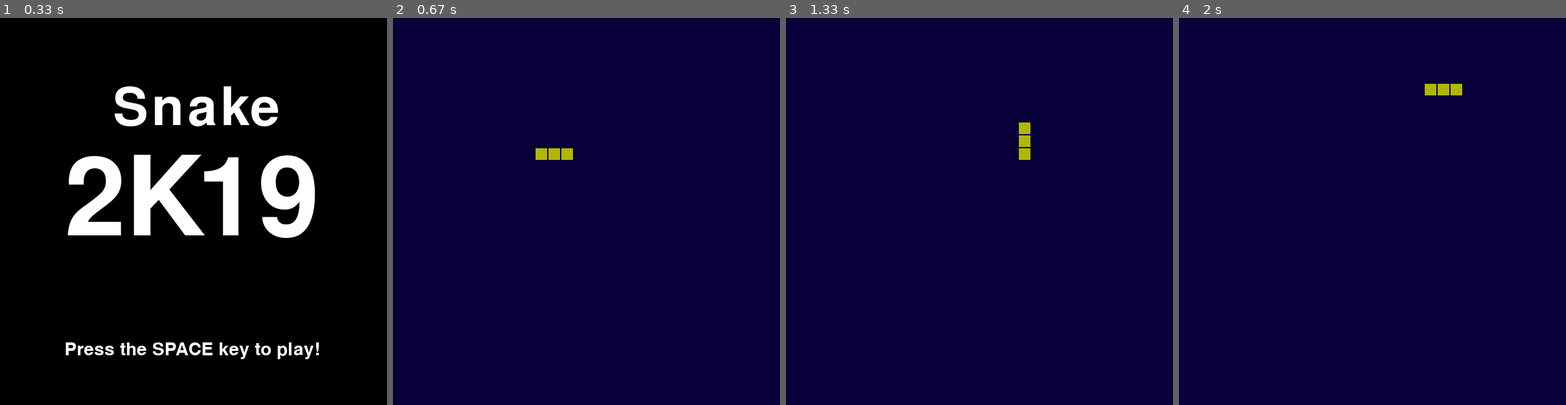
Above: before the commit, frames 1-4 (left to right).
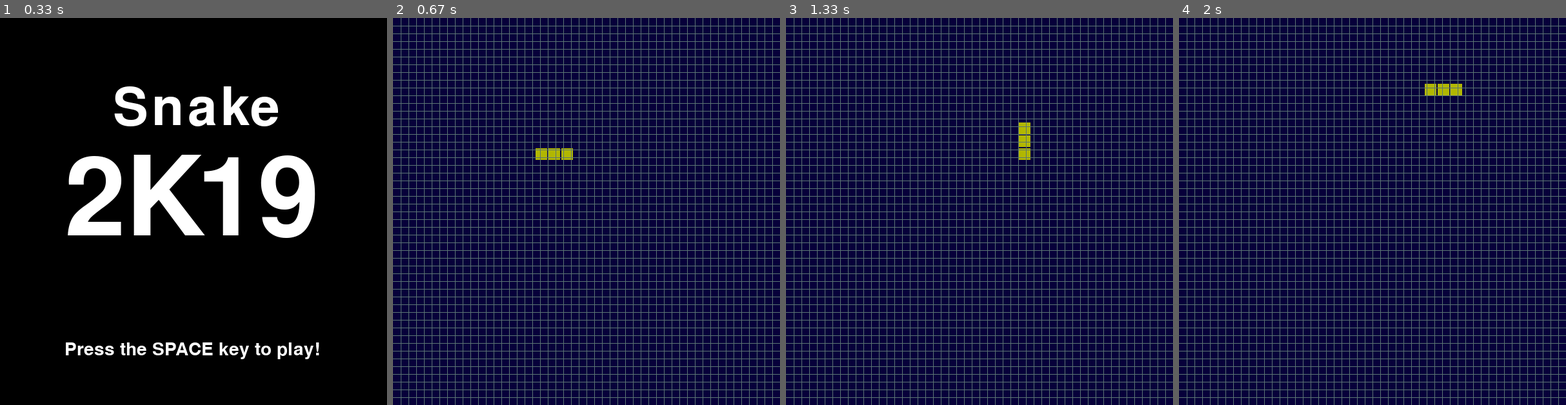
Above: after the commit, the same moments.

Repository: DrN3MESiS/SnakeOnPyGame
Game: pygame game, started from game.py
The game is run twice, just before and just after one commit, with the same random seed, the same clock (stepped at 60 frames per second) and the same inputs.
Inputs:
- Up to frame 1 (0.33 s): no input
- Up to frame 2 (0.67 s): tap Space at 0.33 s
- Up to frame 3 (1.33 s): hold Right 0.67-1.13 s; hold Up from 1.17 s (still down)
- Up to frame 4 (2 s): release Up at 1.63 s; hold Right from 1.67 s (still down)

Frame 1 is identical in both runs. In frame 2, 16% of the frame differs, in the area x 0-100%, y 0-100%; in frame 3, 16%; in frame 4, 16%.

Commit message:
space-to-start-done

Diff:
--- a/game.py
+++ b/game.py
@@ -16,7 +16,7 @@
 
 class Game:
     # Variables
-    grid_rows = 50
+    grid_rows = 20
     grid_color = (91, 117, 115)
     ms = 50
     clock = pygame.time.Clock()
@@ -63,6 +63,13 @@
         # Updating Scene
         lock = True
         while lock:
+            for event in pygame.event.get():
+                if event.type == pygame.QUIT:
+                    pygame.quit()
+                    quit()
+                if event.type == pygame.KEYDOWN:
+                    if event.key == pygame.K_ESCAPE:
+                        print('Pause Menu has been opened')
             pygame.time.delay(self.ms)
             self.clock.tick(10)
             self.player.movement()
@@ -94,6 +101,7 @@
     def recreateScene(self, surface):
         surface.fill((7, 0, 58))
         self.player.render(surface)
+        self.drawGrid(surface)
         self.RW.render(surface)
         pygame.display.update()
 
